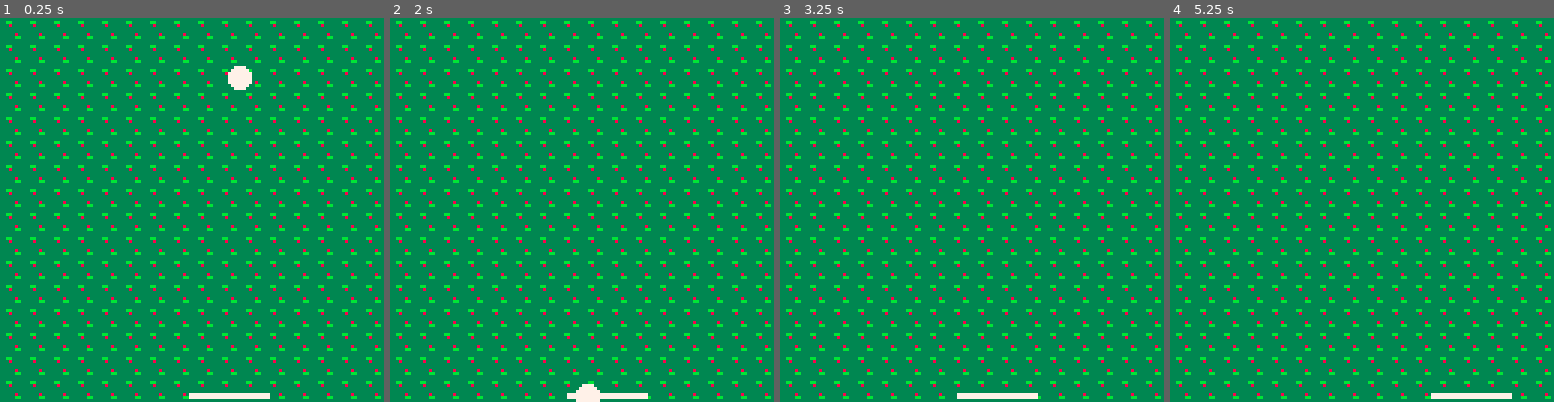
Above: before the commit, frames 1-4 (left to right).
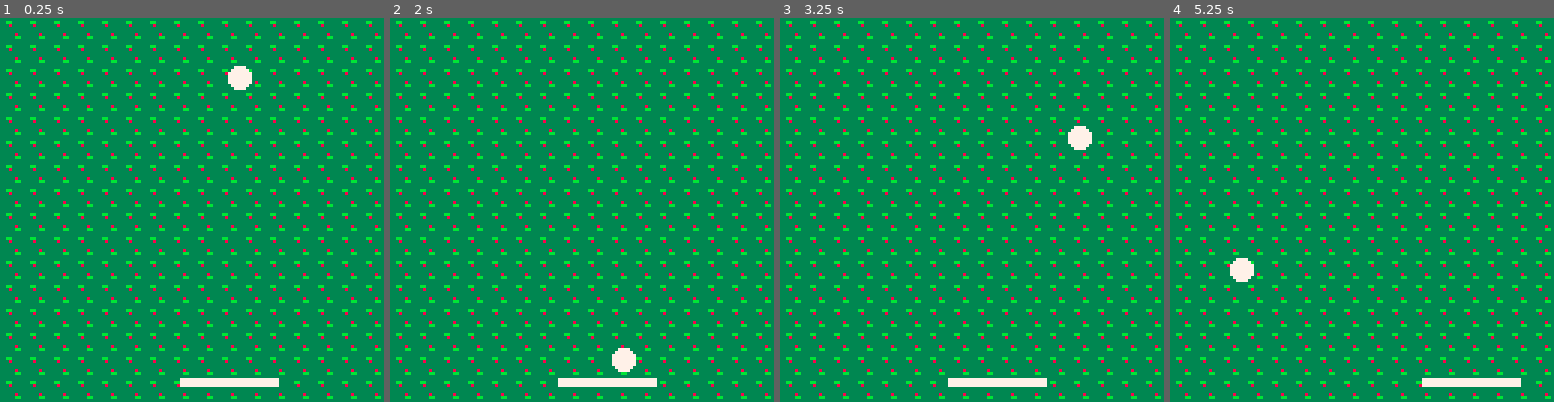
Above: after the commit, the same moments.

Repository: adatechschool/PC-pico8-maraalno
Game: PICO-8 cartridge monjeu.p8
Two runs of this game, one before a commit and one after it. Both use one fixed random seed, a clock stepped at 60 frames per second and the inputs below.
Inputs:
- Up to frame 1 (0.25 s): no input
- Up to frame 2 (2 s): hold Left from 1.97 s (still down)
- Up to frame 3 (3.25 s): release Left at 2.37 s; hold Right from 2.87 s (still down)
- Up to frame 4 (5.25 s): release Right at 3.53 s; hold Right 4.13-4.53 s; hold Left from 5.13 s (still down)

The runs differ from the first frame. In frame 1, 0.9% of the frame differs, in the area x 46-73%, y 93-100%; in frame 2, 1.4%, in the area x 43-70%, y 85-100%; in frame 3, 1.3%; in frame 4, 1.3%.

Commit message:
[Feature_Code_Collisions]v2

Diff:
--- a/monjeu.p8
+++ b/monjeu.p8
@@ -2,8 +2,8 @@
 version 29
 __lua__
 function _init()
-	p = {x=60,	y=95,
-						w=26, h=2, speed = 4}
+	p = {x=60,	y=120,
+						w=32, h=2, speed = 4}
 	ball={x=60, y=0,
 						r=4, speedx = 2,speedy=2}
 
@@ -33,7 +33,8 @@
 	map(0,0,0,0)
 
 	--raquette
-	spr(8,p.x,p.y,4,4)
+	rectfill(p.x,p.y,p.x+p.w,
+	p.y+p.h,7)
 
 	--balle
 	spr(17,ball.x,ball.y)
@@ -80,10 +81,14 @@
 
 function collision ()
 
-	if((ball.x+4)>p.x) and
-			((ball.x+4)<(p.x+26)) and
-			((ball.y+4)>p.y) and
-			((ball.y+4)<(p.y+2)) then
+	if((ball.x+ball.r)>=p.x)
+	 	and
+			((ball.x+ball.r)<=(p.x+p.w))
+			 and
+			((ball.y+ball.r)>=p.y)
+				and
+			((ball.y+ball.r)<=(p.y+p.h))
+				then
 			ball.speedy=-ball.speedy
 			ball.speedx=-ball.speedx
 	end
